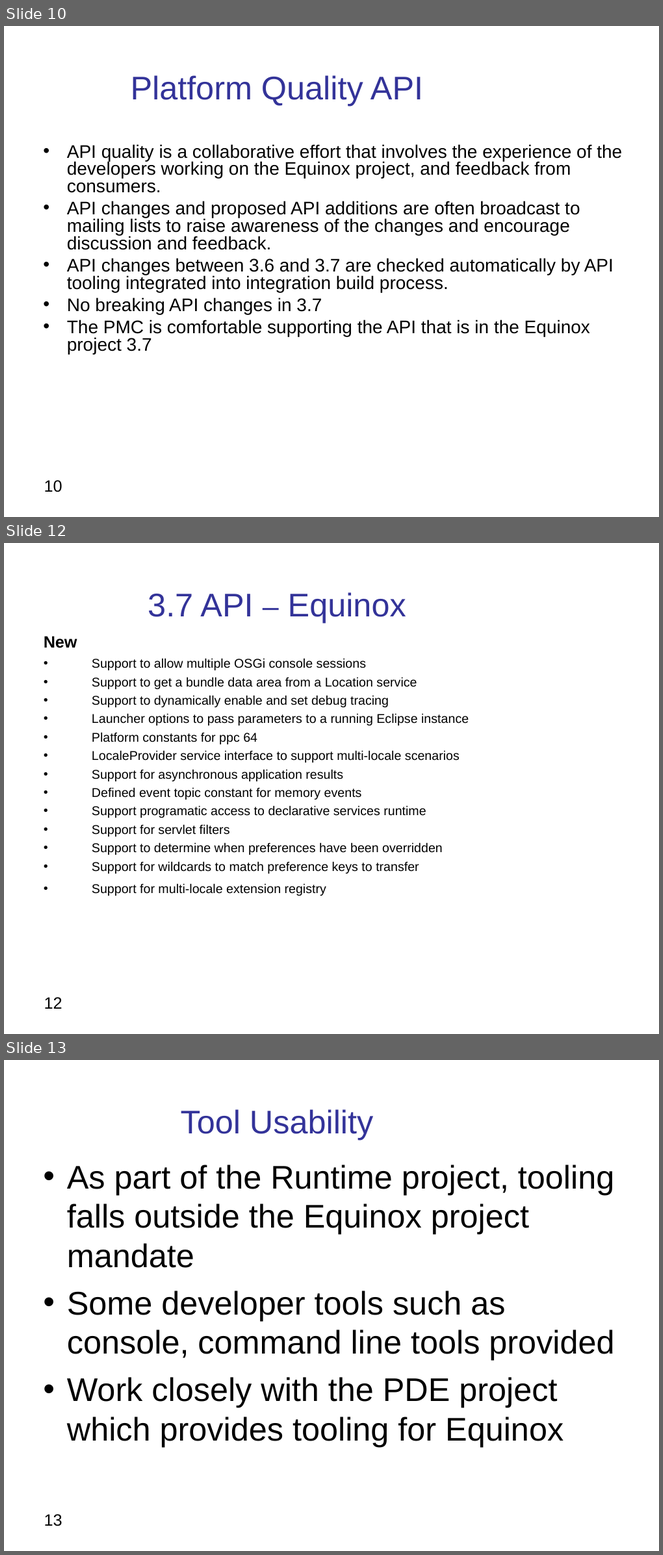
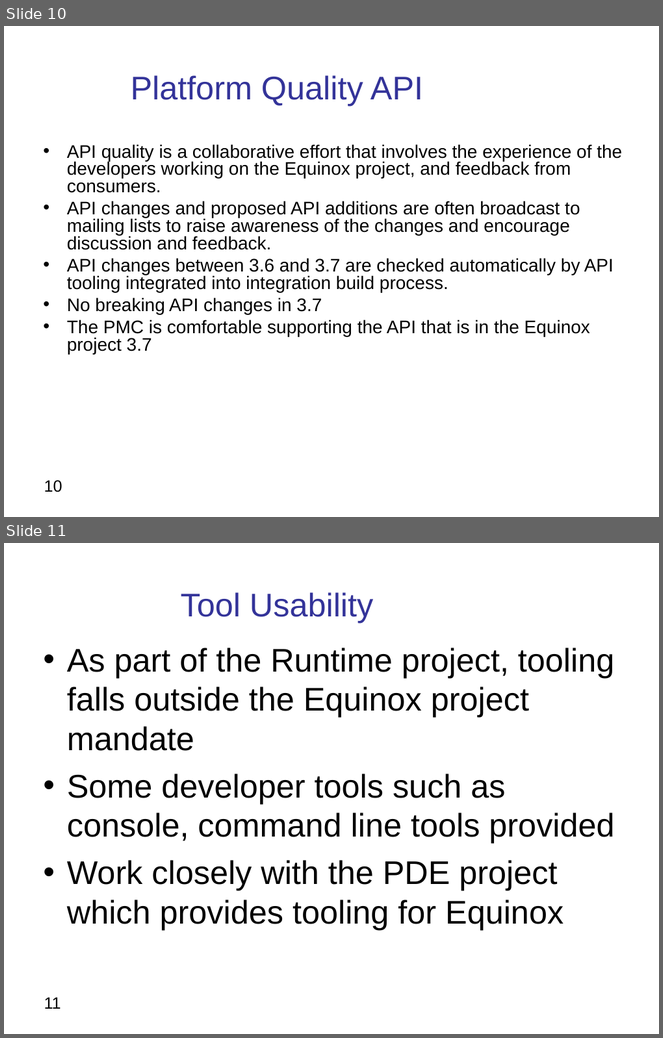
Before and after one commit to eclipse-equinox/equinox-website, a slide deck: documents/release-reviews/indigo/Equinox Project 3.7Release Review.odp. Shown one above the other, each under a label of ours: slides 10, 12 and 13 before the commit, slides 10 and 11 after it; the slides between them are not shown. The pictures are 663x1555 and 663x1038 pixels, drawn with LibreOffice and Linux fonts; fonts in the diff are those of the drawing. Boxes give left, top, right and bottom in pixels: in the first picture for what was removed or moved away, otherwise in the second. Text is boxed around its words. In the diff, an @@ line names an element or a change of style, - is before the commit and + after.

```diff
--- a/documents/release-reviews/indigo/Equinox Project 3.7Release Review.odp
+++ b/documents/release-reviews/indigo/Equinox Project 3.7Release Review.odp
@@ slide 12 removed at (4, 543, 659, 1034), background #FFFFFF @@
@@ title removed at (148, 592, 406, 623) @@
-3.7 API – Equinox
@@ text removed at (44, 636, 469, 896) @@
-New
-• Support to allow multiple OSGi console sessions
-• Support to get a bundle data area from a Location service
-• Support to dynamically enable and set debug tracing
-• Launcher options to pass parameters to a running Eclipse instance
-• Platform constants for ppc 64
-• LocaleProvider service interface to support multi-locale scenarios
-• Support for asynchronous application results
-• Defined event topic constant for memory events
-• Support programatic access to declarative services runtime
-• Support for servlet filters
-• Support to determine when preferences have been overridden
-• Support for wildcards to match preference keys to transfer
-• Support for multi-locale extension registry
@@ page number removed at (44, 997, 62, 1009) @@
-12
@@ what was slide 13 is now slide 11 @@
@@ page number at (44, 997, 61, 1009): text changed @@
-13
+11
```
Also in this commit, not shown: 5 slides changed, 1 other slide removed, 1 other file.
